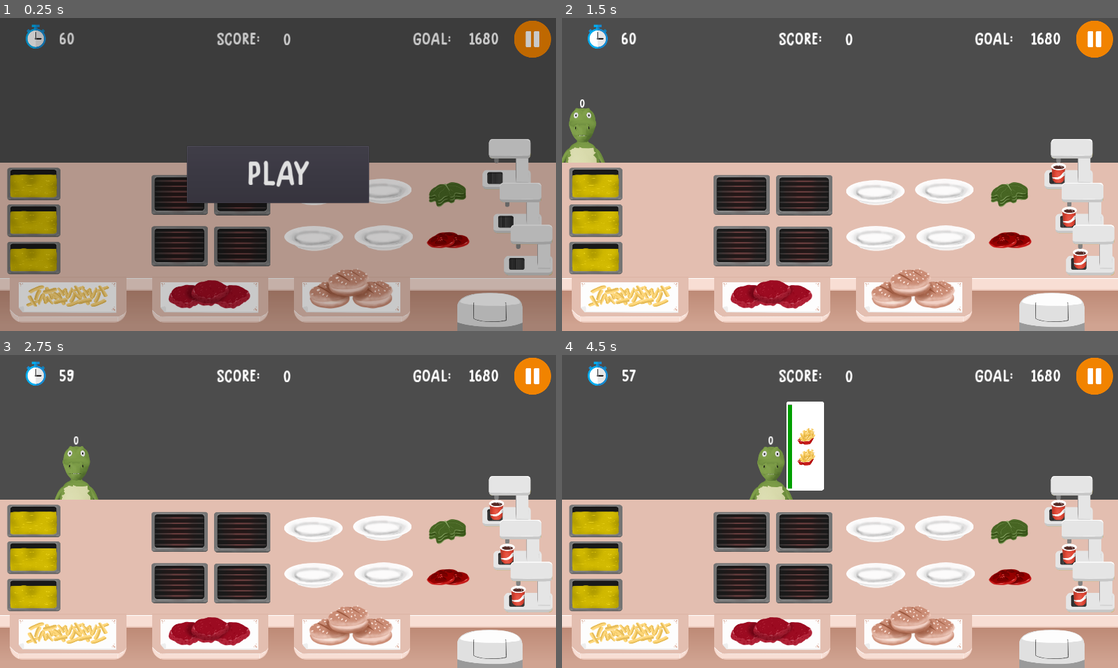
Above: before the commit, frames 1-4 (two rows, left to right).
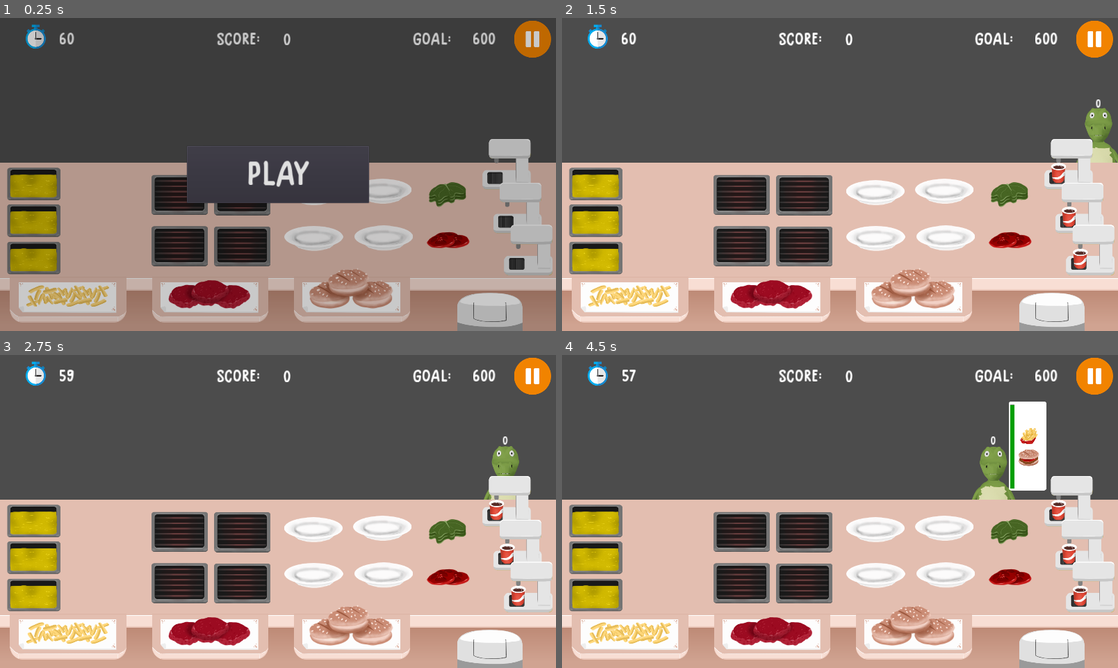
Above: after the commit, the same moments.

Repository: samuelpedrajas/MyVeganRestaurant
Game: Godot game, scene res://Scenes/Kitchen.tscn
Two runs of this game, one before a commit and one after it. Both use one fixed random seed, a clock stepped at 60 frames per second and the inputs below.
Inputs (mouse positions are in pixels of both pictures, inside the frame that each line leads up to):
- Up to frame 1 (0.25 s): no input
- Up to frame 2 (1.5 s): click "PLAY" at 0.5 s; click (1095, 39) at 1.25 s
- Up to frame 3 (2.75 s): tap Enter at 2 s
- Up to frame 4 (4.5 s): no input

The runs differ from the first frame. In frame 1, 0.2% of the frame differs, in the area x 84-90%, y 4-9%; in frame 2, 1.7%; in frame 3, 1.4%; in frame 4, 5.6%, in the area x 33-90%, y 4-47%.

Commit message:
progress and functional

Diff:
--- a/Scenes/Ingredients/Burger.tscn
+++ b/Scenes/Ingredients/Burger.tscn
@@ -8,7 +8,7 @@
 
 [node name="Burger" type="Node2D"]
 script = ExtResource( 1 )
-discard_price = 20
+reference = "BurgerIngredient"
 
 [node name="RawBurger" type="Sprite" parent="."]
 texture = ExtResource( 2 )
--- a/Scenes/Ingredients/BurgerBread.tscn
+++ b/Scenes/Ingredients/BurgerBread.tscn
@@ -5,6 +5,7 @@
 
 [node name="BurgerBread" type="Node2D"]
 script = ExtResource( 1 )
+reference = "BurgerBreadIngredient"
 
 [node name="BurgerBread" type="Sprite" parent="."]
 script = ExtResource( 2 )
--- a/Scenes/Ingredients/Fries.tscn
+++ b/Scenes/Ingredients/Fries.tscn
@@ -5,6 +5,7 @@
 
 [node name="Fries" type="Node2D"]
 script = ExtResource( 1 )
+reference = "FriesIngredient"
 
 [node name="RawFries" type="Sprite" parent="."]
 script = ExtResource( 2 )
--- a/Scenes/Ingredients/Lettuce.tscn
+++ b/Scenes/Ingredients/Lettuce.tscn
@@ -5,6 +5,7 @@
 
 [node name="Lettuce" type="Node2D"]
 script = ExtResource( 1 )
+reference = "LettuceIngredient"
 
 [node name="Lettuce" type="Sprite" parent="."]
 script = ExtResource( 2 )
--- a/Scenes/Ingredients/Tomato.tscn
+++ b/Scenes/Ingredients/Tomato.tscn
@@ -5,6 +5,7 @@
 
 [node name="Tomato" type="Node2D"]
 script = ExtResource( 1 )
+reference = "TomatoIngredient"
 
 [node name="Tomato" type="Sprite" parent="."]
 script = ExtResource( 2 )
--- a/Scripts/ClientArea.gd
+++ b/Scripts/ClientArea.gd
@@ -15,9 +15,8 @@
 
 export(float) var max_time = 60
 export(float) var max_arrival_time = 3.0
-export(float) var average_time_for_client = 4.0
+export(float) var average_time_for_client = 10.0
 export(float) var average_reward_for_client = 120.0
-export(Array) var category_probabilities = [0.3, 0.4, 0.3]
 export(int) var max_orders = 4
 
 export(float) var seconds_gained_on_delivery = 3.0 * average_time_for_client
@@ -39,20 +38,33 @@
 	"TomatoBurger": 75,
 	"LettuceBurger": 75,
 	"CompleteBurger": 100,
+	"BurgerIngredient": 50
+}
+
+export(Dictionary) var category_order = {
+	"Complement": 0,
+	"Main": 1,
+	"Drink": 2
+}
+
+export(Dictionary) var category_probability = {
+	"Complement": 30,
+	"Main": 40,
+	"Drink": 30
 }
 export(Dictionary) var dishes_probability = {
-	0: [
-		{"reference": "Fries", "probability": 1.0}
-	],
-	1: [
-		{"reference": "SimpleBurger", "probability": 0.25},
-		{"reference": "TomatoBurger", "probability": 0.25},
-		{"reference": "LettuceBurger", "probability": 0.25},
-		{"reference": "CompleteBurger", "probability": 0.25}
-	],
-	2: [
-		{"reference": "Cola", "probability": 1.0}
-	]
+	"Complement": {
+		"Fries": 100
+	},
+	"Main": {
+		"SimpleBurger": 25,
+		"TomatoBurger": 25,
+		"LettuceBurger": 25,
+		"CompleteBurger": 25
+	},
+	"Drink": {
+		"Cola": 100
+	}
 }
 
 # calculated
@@ -72,109 +84,78 @@
 	print("SECONDS: %s" % [current_time])
 
 
-func _get_random_dish_from_category(cat_idx):
-	# get deliverable dishes
-	var selected_dish = null
-	var _dishes_probability = dishes_probability[cat_idx]
-	_dishes_probability.shuffle()
-	for dish_info in _dishes_probability:
-		var p = rng.randf()
-		if p <= dish_info['probability']:
-			var dish_reference = dish_info["reference"]
-			selected_dish = menu.get_dish(dish_reference)
-			break
-	if selected_dish == null:
-		for dish_info in _dishes_probability:
-			if dish_info["probability"] == 0.0:
-				continue
-			selected_dish = menu.get_dish(
-				dish_info["reference"]
-			)
-			break
-	return selected_dish
+func _get_random_dish_from_category(cat):
+	var probabilities = dishes_probability[cat]
+	return Utils.weighted_random(
+		probabilities.keys(), probabilities, rng
+	)
+
+
+func _get_random_category():
+	return Utils.weighted_random(
+		category_probability.keys(), category_probability, rng
+	)
+
+
+func _sort_dishes_by_category(order):
+	var orders_aux = []
+	for dish_ref in order:
+		var cat = menu.get_dish_category(dish_ref)
+		orders_aux.append({
+			"dish": dish_ref,
+			"order": category_order[cat]
+		})
+	orders_aux = Utils.sort_by_attribute(orders_aux, "order", "asc")
+
+	var result = []
+	for _order in orders_aux:
+		result.append(_order["dish"])
+
+	return result
 
 
 func _build_order_lists():
 	var orders = Utils.initialise_array(average_client_number, [])
-	var n_categories = menu.get_child_count()
 
 	guaranteed_coins = 0
-	var cat_idx = 0
-	var cat_probability = category_probabilities[cat_idx]
-	for i in range(0, average_client_number):
-		var progress = float(i) / average_client_number
-		if cat_probability <= progress:
-			cat_idx += 1
-			if n_categories - 1 <= cat_idx:
-				cat_probability = 1.0
-			else:
-				cat_probability += category_probabilities[cat_idx]
-		var selected_dish = _get_random_dish_from_category(cat_idx)
-		var dish_obj = {
-			"dish": selected_dish.duplicate(),
-			"order": cat_idx
-		}
-		orders[i].append(dish_obj)
-		guaranteed_coins += prices[dish_obj["dish"].reference]
 
 	# dish distribution
 	while guaranteed_coins < calculated_goal:
 		for i in range(0, average_client_number):
-			if orders[i].size() >= max_orders:
-				continue
-			cat_idx = 0
-			cat_probability = category_probabilities[cat_idx]
-			for j in range(0, n_categories):
-				var p = rng.randf()
-				if p <= cat_probability:
-					cat_idx = j
-					break
-				else:
-					cat_probability += category_probabilities[j]
-
-			var selected_dish = _get_random_dish_from_category(cat_idx)
-			var dish_obj = {
-				"dish": selected_dish.duplicate(),
-				"order": cat_idx
-			}
-			orders[i].append(dish_obj)
-			var price = prices[dish_obj["dish"].reference]
-			guaranteed_coins += price
-			if guaranteed_coins == calculated_goal:
-				break
-			elif guaranteed_coins > calculated_goal:
-				orders[i].pop_back()
-				guaranteed_coins -= price
-				var available_dishes = []
-				for dish_reference in prices.keys():
-					available_dishes.append({
-						"reference": dish_reference,
-						"price": prices[dish_reference]
-					})
-				available_dishes = Utils.sort_by_attribute(
-					available_dishes, "price", "asc"
+			var cat = _get_random_category()
+			var selected_dish_ref = _get_random_dish_from_category(cat)
+			var profit = prices[selected_dish_ref]
+
+			if guaranteed_coins + profit > calculated_goal:
+				var diff = (guaranteed_coins + profit) - calculated_goal
+				var sorted_dish_refs = Utils.dict_to_sorted_tuple_list(
+					prices, "asc"
 				)
-				for dish_info in available_dishes:
-					price = dish_info["price"]
-					if guaranteed_coins + price >= calculated_goal:
-						var dish = menu.get_dish(dish_info["reference"])
-						dish_obj = {
-							"dish": dish.duplicate(),
-							"order": dish.get_parent().get_position_in_parent()
-						}
-						orders[i].append(dish_obj)
-						guaranteed_coins += price
+				for t in sorted_dish_refs:
+					var dish_ref = t[0]
+					cat = menu.get_dish_category(dish_ref)
+					if dishes_probability[cat][dish_ref] == 0:
+						continue
+					var new_profit = prices[dish_ref]
+					if new_profit > diff:
+						selected_dish_ref = dish_ref
 						break
+
+			orders[i].append(selected_dish_ref)
+			guaranteed_coins += profit
+			if guaranteed_coins >= calculated_goal:
 				break
 
 	# sort and assign to order_lists
 	for i in range(0, average_client_number):
 		if orders[i] == []:
 			continue
-		orders[i] = Utils.sort_by_attribute(orders[i], "order", "asc")
-		order_lists.append([])
-		for _order in orders[i]:
-			order_lists[-1].append(_order["dish"])
+
+		var final_order = []
+		for dish_ref in _sort_dishes_by_category(orders[i]):
+			final_order.append(menu.get_dish(dish_ref).duplicate())
+
+		order_lists.append(final_order)
 	order_lists.shuffle()
 
 
@@ -295,31 +276,18 @@
 
 
 func select_random_dishes():
-	var categories = menu.get_children()
-	var n_categories = menu.get_child_count()
 	var n_orders = rng.randi_range(1, max_orders)
-	var orders = []
+	var order = []
 	for _unused in range(n_orders):
-		var i = rng.randi_range(0, n_categories - 1)
-		var category = categories[i]
-		# get deliverable dishes
-		var dishes = []
-		for dish in category.get_children():
-			if dish.deliverable:
-				dishes.append(dish)
-		var n_dishes = dishes.size()
-		var j = rng.randi_range(0, n_dishes - 1)
-		var dish_obj = {
-			"dish": dishes[j].duplicate(),
-			"order": i
-		}
-		orders.append(dish_obj)
-
-	orders = Utils.sort_by_attribute(orders, "order", "asc")
-	var order_list = []
-	for _order in orders:
-		order_list.append(_order["dish"])
-	return order_list
+		var cat = _get_random_category()
+		var dish_ref = _get_random_dish_from_category(cat)
+		order.append(dish_ref)
+
+	var final_order = []
+	for dish_ref in _sort_dishes_by_category(order):
+		final_order.append(menu.get_dish(dish_ref).duplicate())
+
+	return final_order
 
 
 func client_served(client):
--- a/Scripts/Dish.gd
+++ b/Scripts/Dish.gd
@@ -3,7 +3,6 @@
 
 export(String) var reference
 export(Array) var ingredients
-export(bool) var deliverable
 export(Vector2) var v_limits
 export(bool) var throwable = true
 
--- a/Scripts/Ingredient.gd
+++ b/Scripts/Ingredient.gd
@@ -2,7 +2,7 @@
 
 
 var level = 0
-
+export(String) var reference
 export(bool) var throwable = true
 
 
--- a/Scripts/Menu.gd
+++ b/Scripts/Menu.gd
@@ -23,6 +23,14 @@
 	return null
 
 
+func get_dish_category(reference):
+	for category in get_children():
+		for _dish in category.get_children():
+			if _dish.reference == reference:
+				return category.get_name()
+	return null
+
+
 func _get_new_dish(dish, ingredient):
 	var ingredients = []
 	if dish != null:
--- a/Scripts/Utils.gd
+++ b/Scripts/Utils.gd
@@ -1,4 +1,51 @@
 extends Node
+
+
+func weighted_random(list, distribution_dict, rng):
+	var total = 0
+	for n in distribution_dict.values():
+		total += n
+
+	var r = rng.randi_range(0, total - 1)
+	for item in list:
+		var w = distribution_dict[item]
+		if r < w:
+			return item
+		r -= w
+	assert("weighted_random ERROR")
+
+
+func dict_to_sorted_tuple_list(d, _order):
+	var l = []
+	for k in d.keys():
+		l.append([k, d[k]])
+	if _order == "desc":
+		l.sort_custom(self, "_tuple_comparison_desc")
+	else:
+		l.sort_custom(self, "_tuple_comparison_asc")
+	return l
+
+
+func _tuple_comparison_asc(t1, t2):
+	return t1[-1] < t2[-1]
+
+
+func _tuple_comparison_desc(t1, t2):
+	return t1[-1] > t2[-1]
+
+
+#func sort_by_value_in_dict(l, d, _order):
+#	var l_aux = []
+#	for item in l:
+#		l_aux.append({
+#			"object": item,
+#			"value": d[item]
+#		})
+#	l_aux = sort_by_attribute(l_aux, "value", _order)
+#	var result = []
+#	for item in l_aux:
+#		result.append(item["object"])
+#	return result
 
 
 func arrays_have_same_content(array1, array2):
